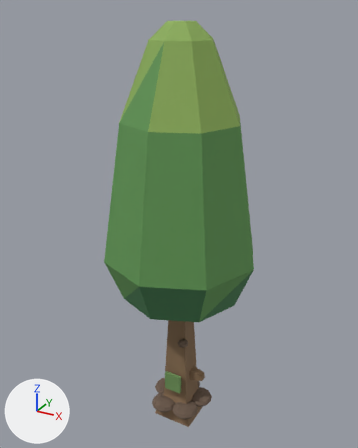
Before and after pictures for a commit that changed the glTF model assets/props/nature/tree_cone.glb.
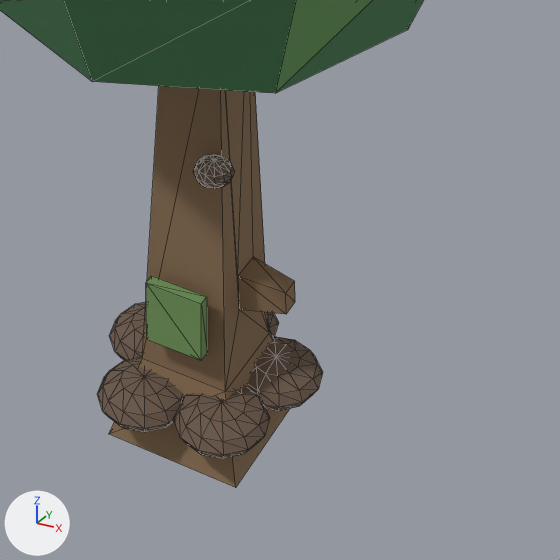
Each version appears first whole from a 50 mm camera at (0.729, -1.341, 1.419) aimed at (-0.022, 0.024, 0.737), and next in a close-up on the part from 35% to 77% of the width and 66% to 100% of the height. Lighting does not change. The marker at lower left points along +X, +Y and +Z. The last two pictures show the newer version. The close-ups show mesh edges as thin lines. Where no turn or scale is listed for an object, it has been applied to the vertices. Vertices at exactly the same position are counted once.

Objects in the first close-up: 'tree_cone'.
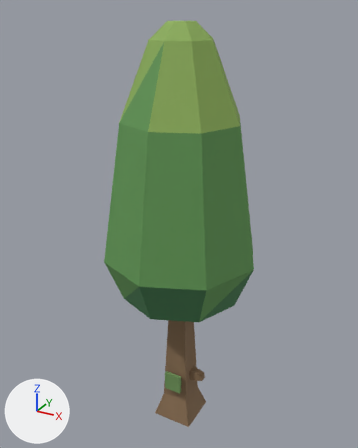
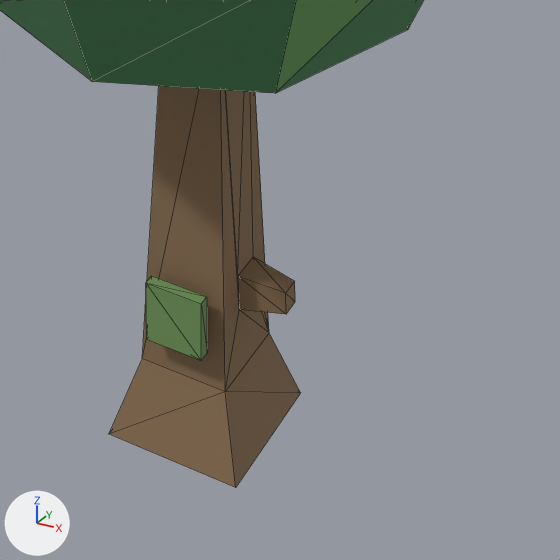
The change, as a diff of the scene's bpy script:
```diff
--- a/assets/props/nature/tree_cone.glb.py
+++ b/assets/props/nature/tree_cone.glb.py
@@ me_mesh_tree_cone @@
 # used by ob_tree_cone; location = (0.0, 0.0, -0.05)
-me_mesh_tree_cone.from_pydata(...)  # 448 vertices, 864 faces; spans x -0.265..0.265, y -0.265..0.265, z 0.0..1.43
+me_mesh_tree_cone.from_pydata(...)  # 76 vertices, 144 faces; spans x -0.265..0.265, y -0.265..0.265, z 0.0..1.43
+# me_mesh_tree_cone part 1: 6 loose pieces with 372 vertices, spanning x -0.121..0.117, y -0.112..0.122, z 0.04..0.378, are deleted
 me_mesh_tree_cone.materials.append(mat_bark_003)
@@ me_mesh_tree_cone @@
 me_mesh_tree_cone.materials.append(mat_leafdark_003)
-me_mesh_tree_cone.materials.append(mat_barkdark_003)  # brown #6c594b
 me_mesh_tree_cone.materials.append(mat_moss_003)
```

Changed parts and their boxes [x1, y1, x2, y2] in the close-ups (560 x 560 px):
part 1 of me_mesh_tree_cone, deleted (brown)
    before: [97, 155, 323, 459]
